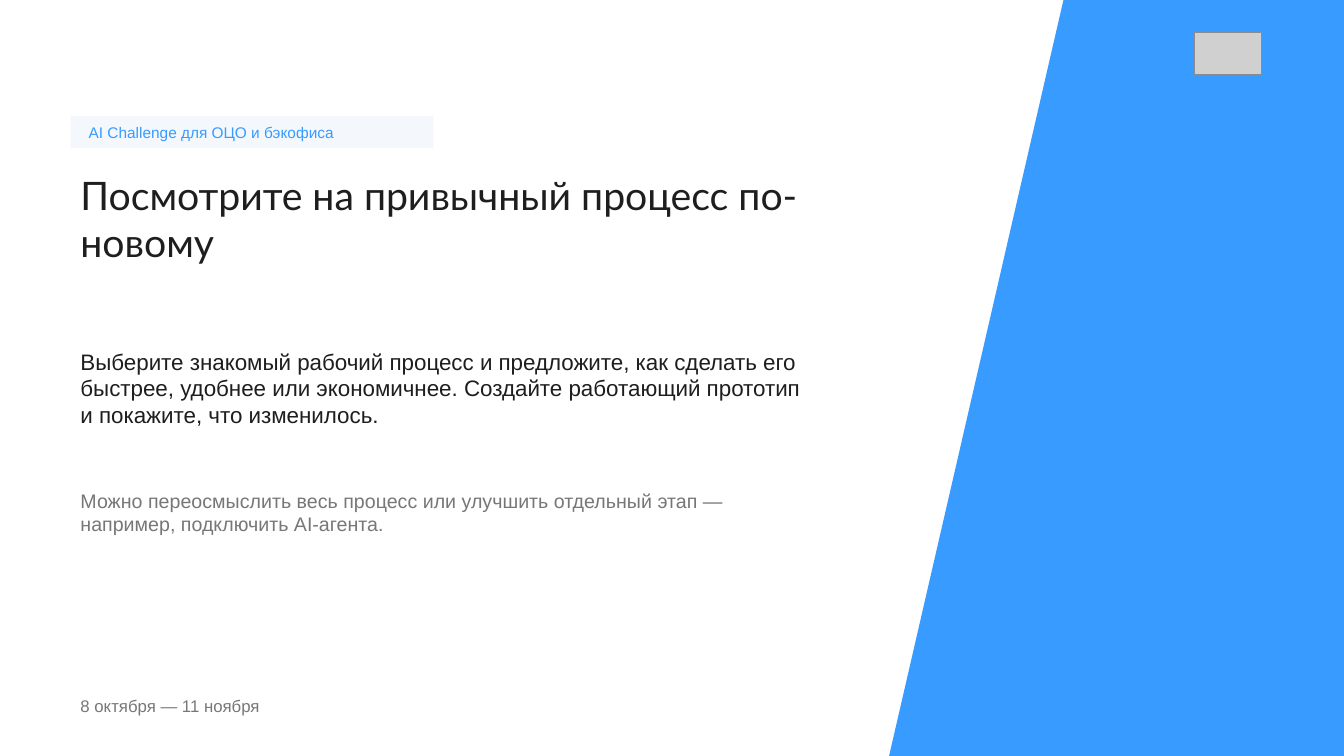
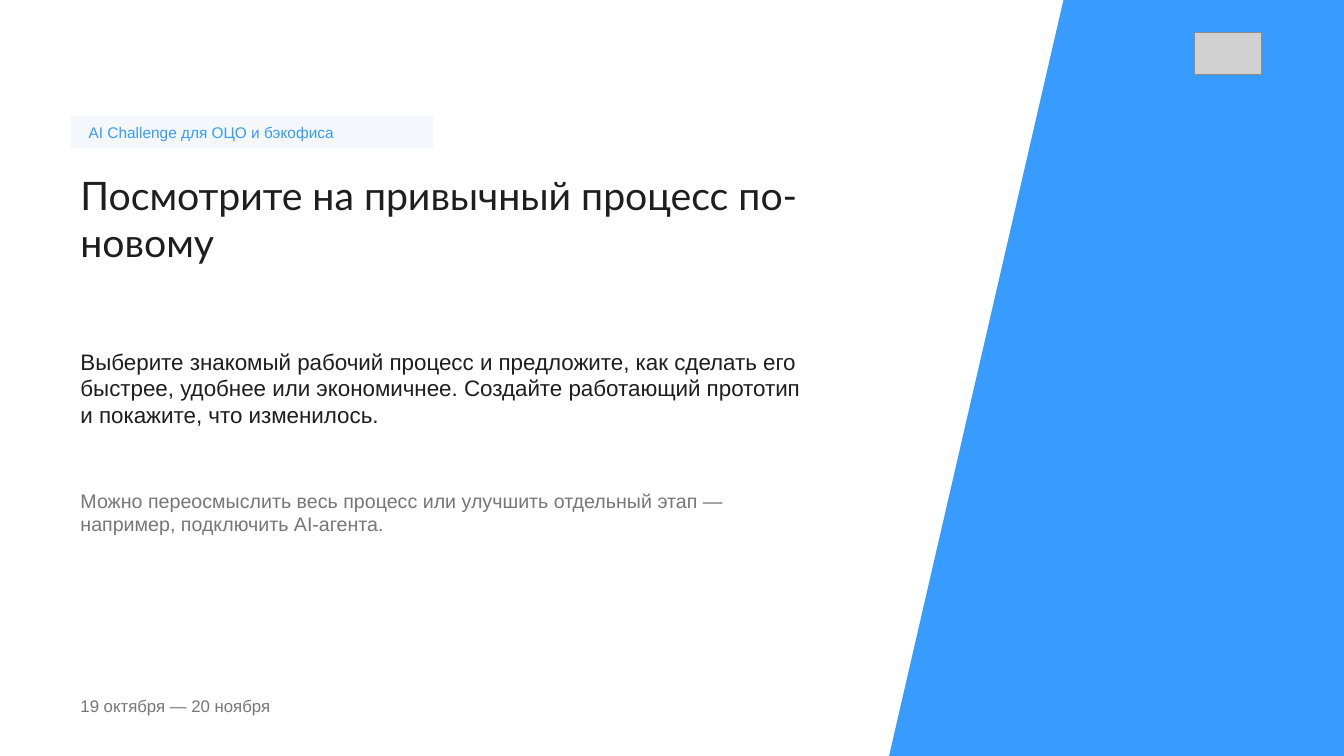
Before and after one commit to Nikisheva/html_krit, a slide deck: slide 1 of AI Challenge.pptx. Drawn at 1344x756 pixels with LibreOffice and Linux fonts; fonts in the diff are those of the drawing; grey boxes stand for pictures. Boxes give left, top, right and bottom in pixels: in the first picture for what was removed or moved away, otherwise in the second. Text is boxed around its words. In the diff, an @@ line names an element or a change of style, - is before the commit and + after.

```diff
--- a/AI Challenge.pptx
+++ b/AI Challenge.pptx
@@ text at bbox=[80, 700, 271, 716]: text changed @@
-8 октября — 11 ноября
+19 октября — 20 ноября
```
Also in this commit, not shown: 6 other slides changed, 6 other files.
